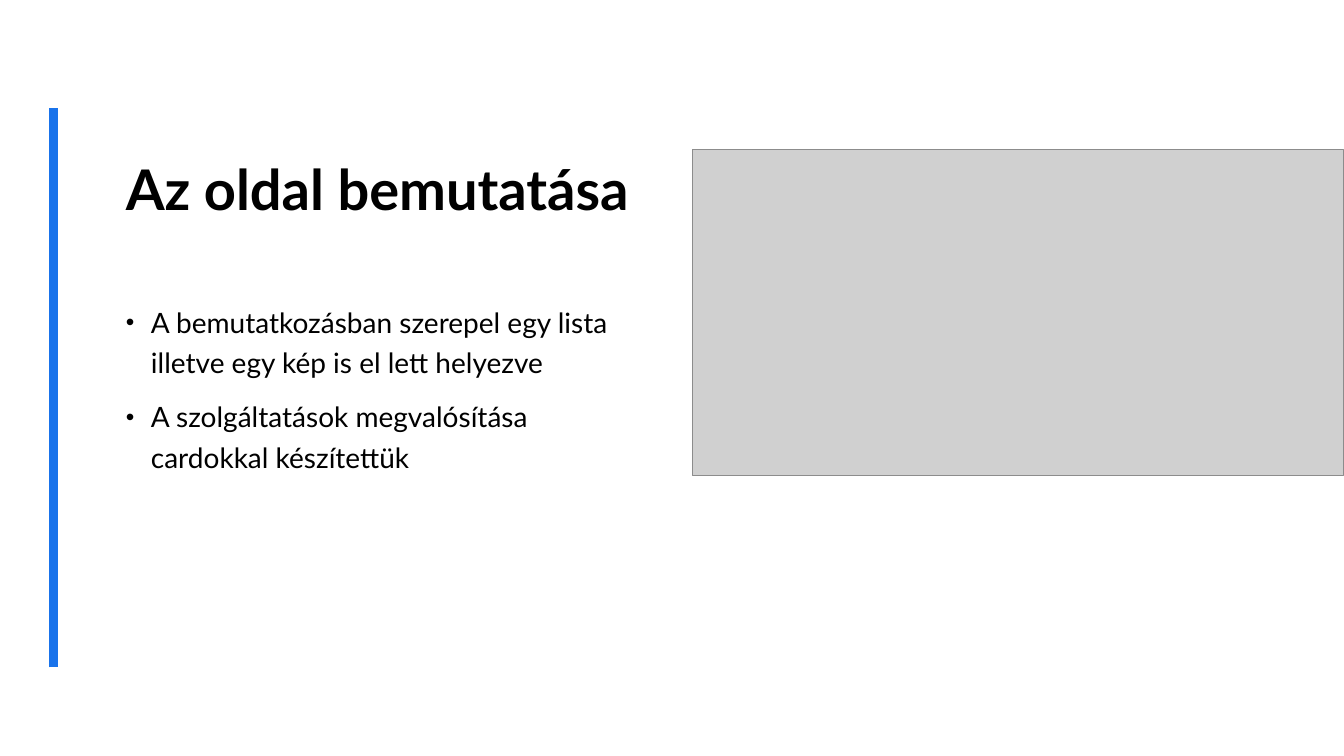
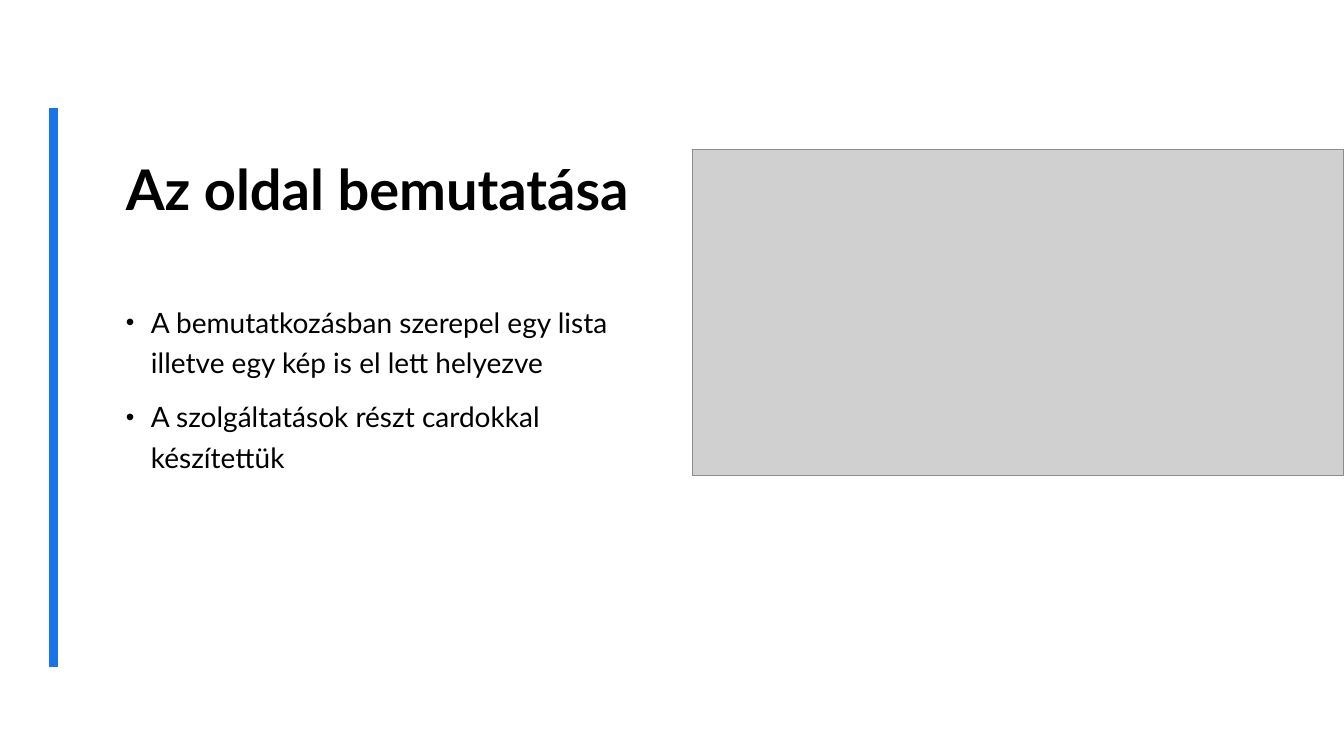
Before and after one commit to totaoliver/autoszerelo, a slide deck: slide 9 of Szakma bemutató.pptx. Drawn at 1344x756 pixels with LibreOffice and Linux fonts; fonts in the diff are those of the drawing; grey boxes stand for pictures; background and template pictures are left out. Boxes give left, top, right and bottom in pixels: in the first picture for what was removed or moved away, otherwise in the second. Text is boxed around its words. In the diff, an @@ line names an element or a change of style, - is before the commit and + after.

Commit message:
ppt kész

```diff
--- a/Szakma bemutató.pptx
+++ b/Szakma bemutató.pptx
@@ text at (x1=151, y1=406, x2=540, y2=469): text changed @@
-• A szolgáltatások megvalósítása cardokkal készítettük
+• A szolgáltatások részt cardokkal készítettük
```
